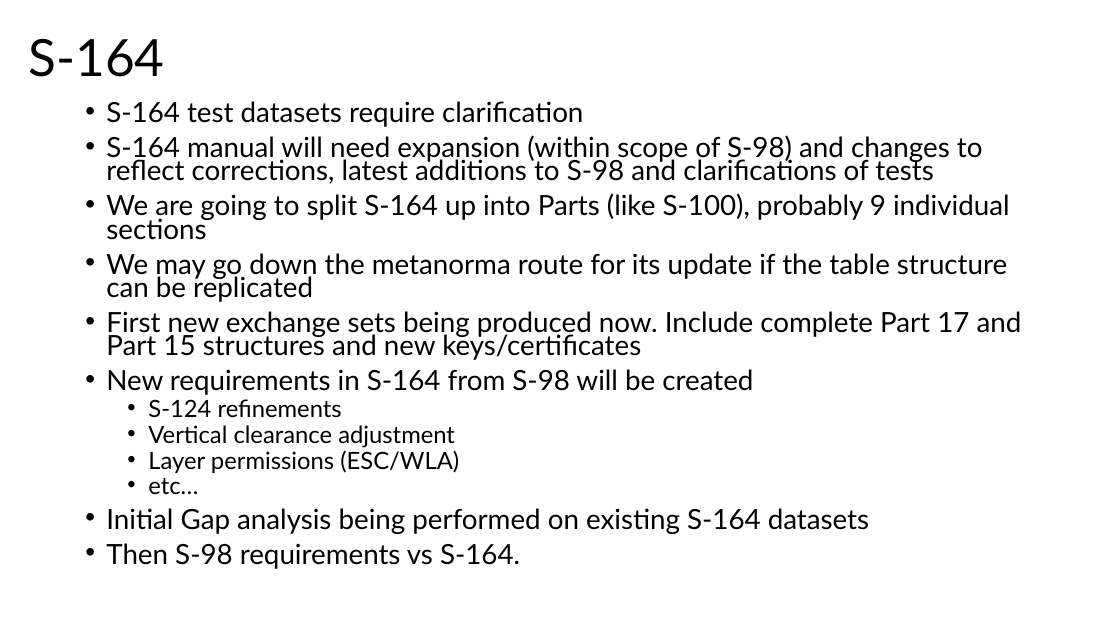
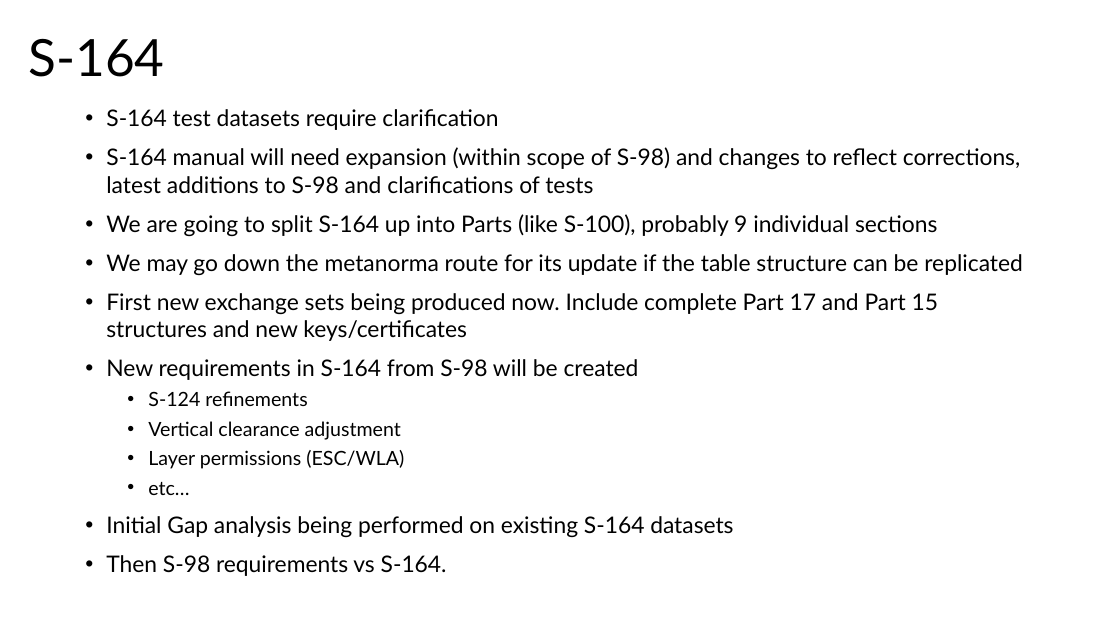
Before and after one commit to iho-ohi/98-interoperability, a slide deck: slide 14 of documents/3.0.0/s98Mtg_july2026.pptx. Drawn at 1120x630 pixels with LibreOffice and Linux fonts; fonts in the diff are those of the drawing. Boxes give left, top, right and bottom in pixels: in the first picture for what was removed or moved away, otherwise in the second. Text is boxed around its words. In the diff, an @@ line names an element or a change of style, - is before the commit and + after.

```diff
--- a/documents/3.0.0/s98Mtg_july2026.pptx
+++ b/documents/3.0.0/s98Mtg_july2026.pptx
@@ text "S-164 test datasets require clarification" at (106, 109, 1023, 576): size 23.8 to 19.6 pt in "S-164 test datasets require clarification", "S-164 manual will need expansion (within scope ...", "We are going to split S-164 up ...", "We may go down the metanorma route ..." and 4 more places; size 20.4 to 16.8 pt in "S-124 refinements", "Vertical clearance adjustment", "Layer permissions (ESC/WLA)", "etc…"; line spacing 0.7 to 1 @@
```
Also in this commit, not shown: 5 other slides changed, 3 other files.
